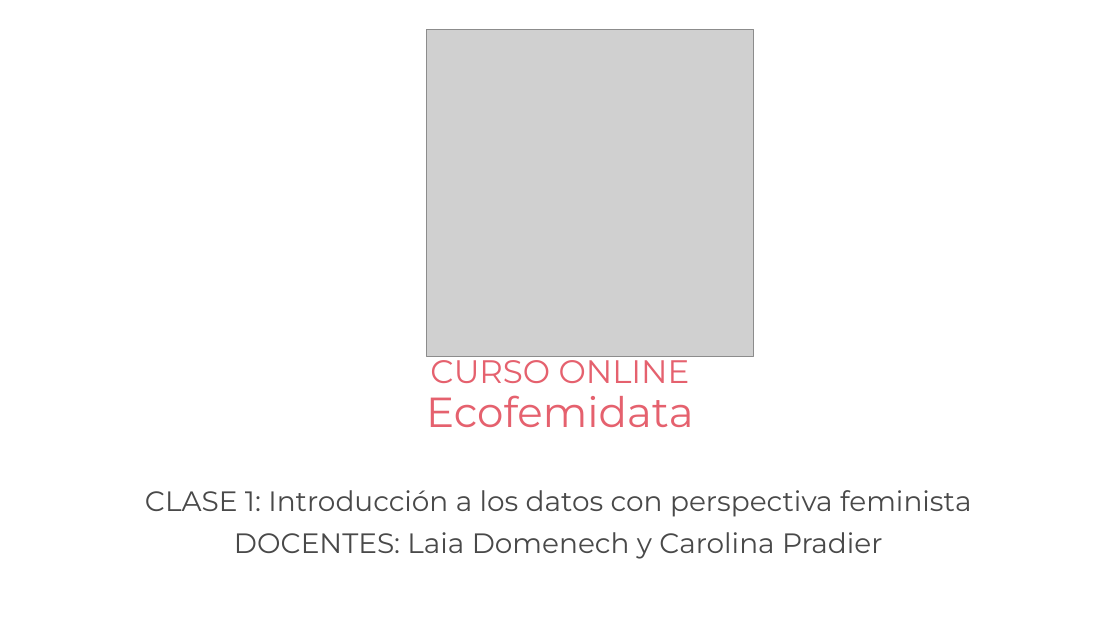
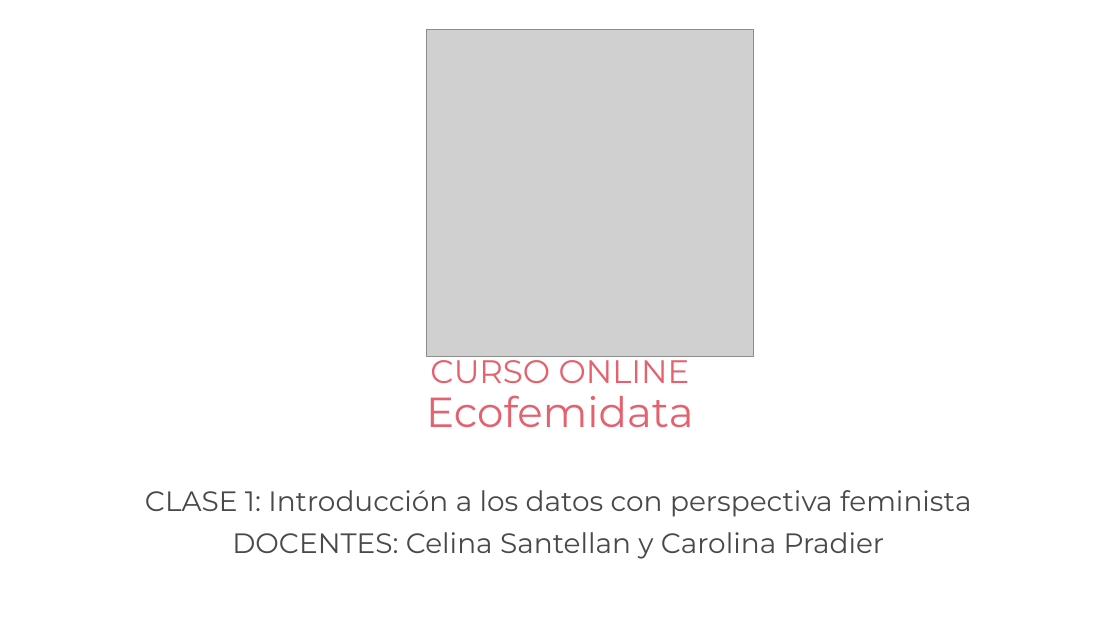
Before and after one commit to caropradier/Curso-Ecofemidata, a slide deck: slide 1 of clase1/Clase1 - Curso Ecofemidata.pptx. Drawn at 1120x630 pixels with LibreOffice and Linux fonts; fonts in the diff are those of the drawing; grey boxes stand for pictures. Boxes give left, top, right and bottom in pixels: in the first picture for what was removed or moved away, otherwise in the second. Text is boxed around its words. In the diff, an @@ line names an element or a change of style, - is before the commit and + after.

```diff
--- a/clase1/Clase1 - Curso Ecofemidata.pptx
+++ b/clase1/Clase1 - Curso Ecofemidata.pptx
@@ subtitle at [232, 532, 885, 559]: text changed @@
-DOCENTES: Laia Domenech y Carolina Pradier
+DOCENTES: Celina Santellan y Carolina Pradier
```
Also in this commit, not shown: 4 other files.
